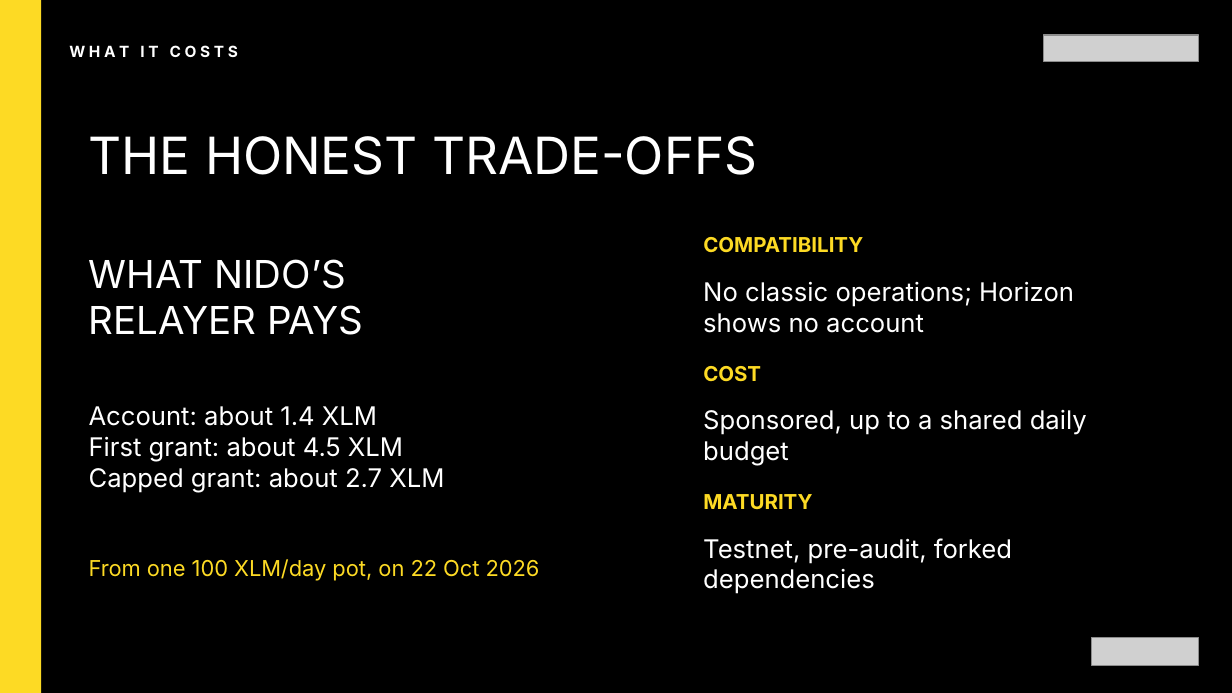
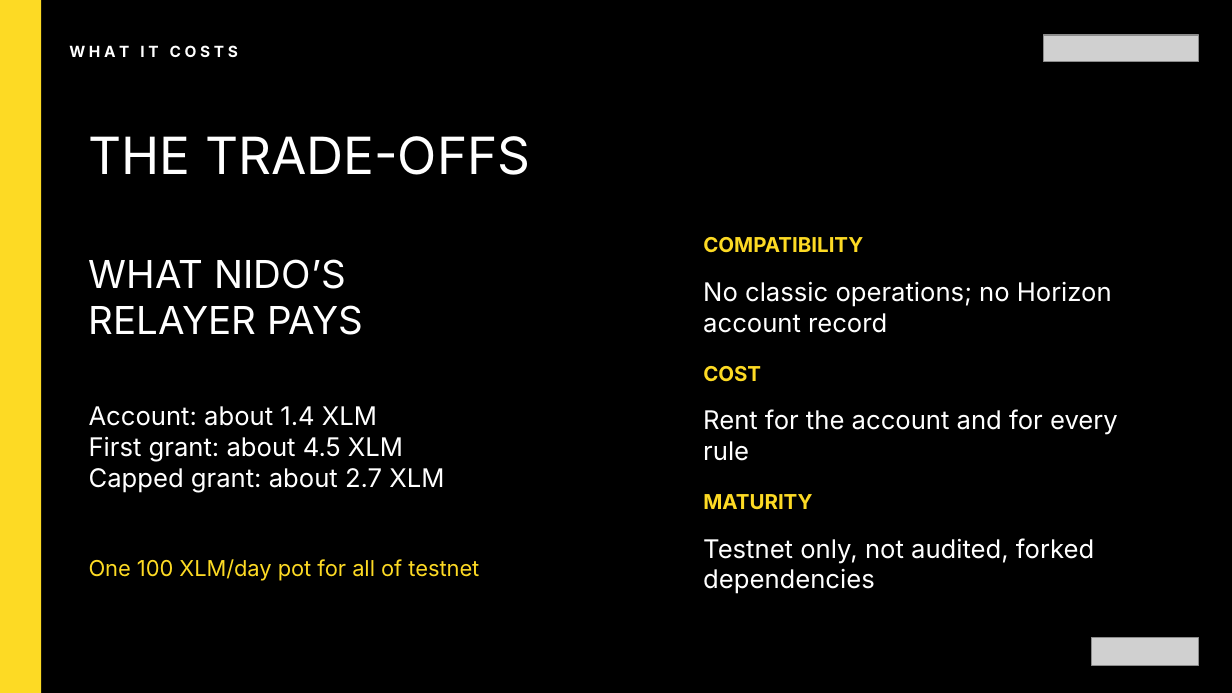
Before and after one commit to bitswell-hq/nidohq__scaffold-template, a slide deck: slide 6 of slides/dist/hack-meridian-smart-accounts.pptx. Drawn at 1232x693 pixels with LibreOffice and Linux fonts; fonts in the diff are those of the drawing; grey boxes stand for pictures. Boxes give left, top, right and bottom in pixels: in the first picture for what was removed or moved away, otherwise in the second. Text is boxed around its words. In the diff, an @@ line names an element or a change of style, - is before the commit and + after.

```diff
--- a/slides/dist/hack-meridian-smart-accounts.pptx
+++ b/slides/dist/hack-meridian-smart-accounts.pptx
@@ text at (89, 136, 531, 175): text changed @@
-THE HONEST TRADE-OFFS
+THE TRADE-OFFS
@@ text at (703, 281, 1112, 333): text changed @@
-No classic operations; Horizon shows no account
+No classic operations; no Horizon account record
@@ text at (703, 409, 1118, 461): text changed @@
-Sponsored, up to a shared daily budget
+Rent for the account and for every rule
@@ text at (703, 538, 1094, 594): text changed @@
-Testnet, pre-audit, forked dependencies
+Testnet only, not audited, forked dependencies
@@ text at (89, 559, 479, 581): text changed @@
-From one 100 XLM/day pot, on 22 Oct 2026
+One 100 XLM/day pot for all of testnet
```
Also in this commit, not shown: 22 other slides changed, 6 slides added, 7 slides removed, 14 other files.
